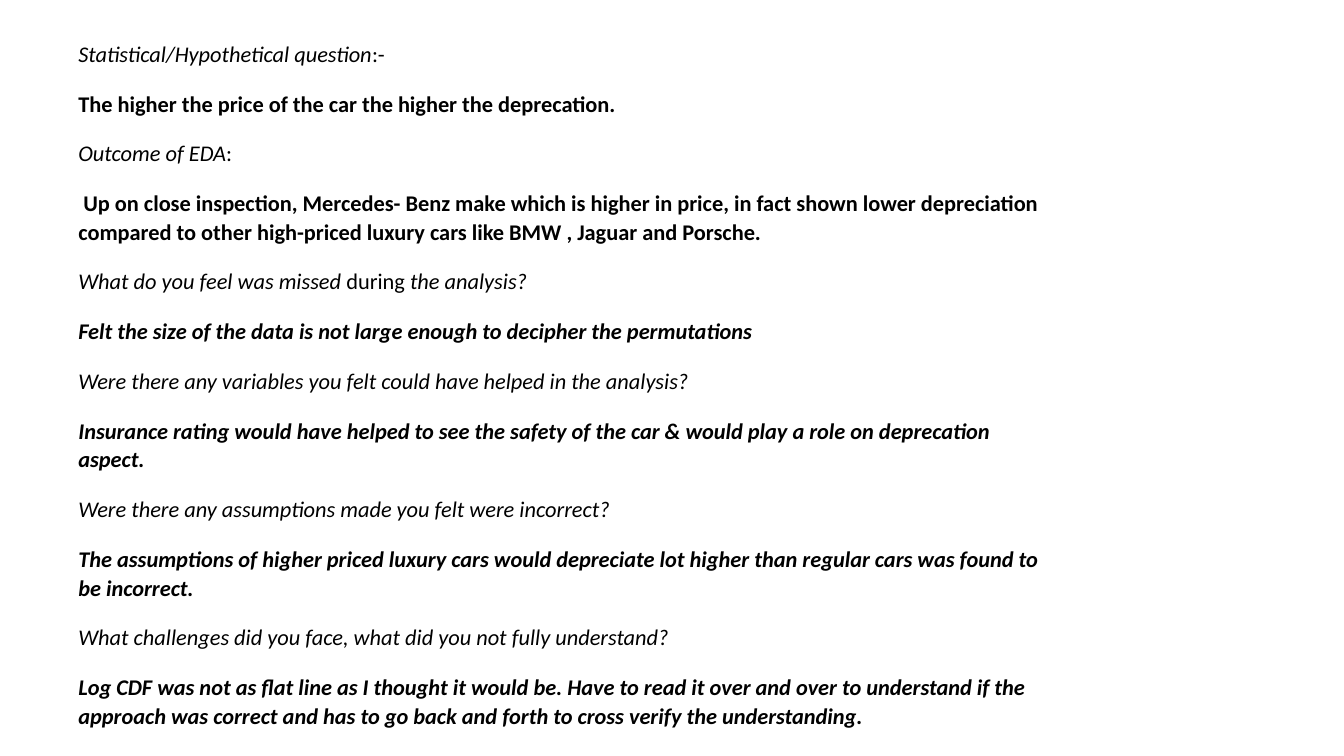
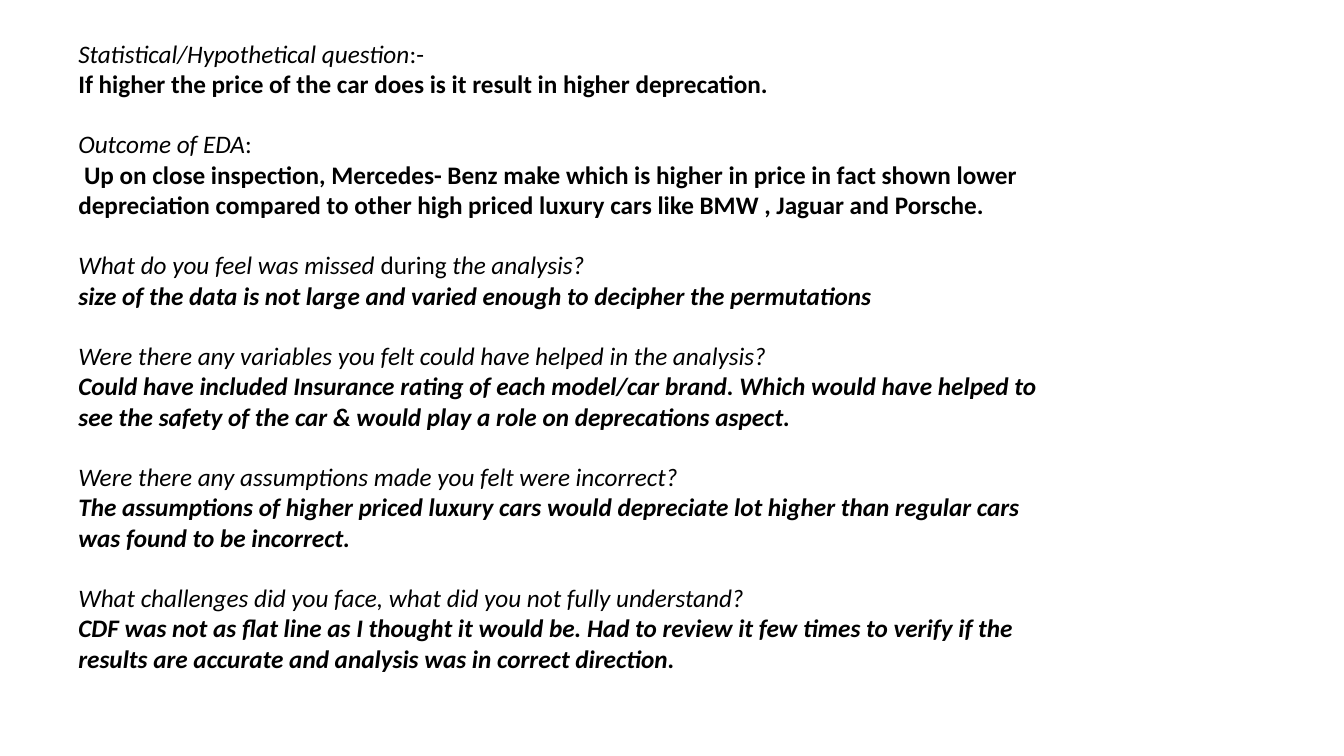
Before and after one commit to veerakoppula/DSC530, a slide deck: slide 4 of TermProject/Term Project Veera Reddy Koppula.pptx. Drawn at 1344x756 pixels with LibreOffice and Linux fonts; fonts in the diff are those of the drawing. Boxes give left, top, right and bottom in pixels: in the first picture for what was removed or moved away, otherwise in the second. Text is boxed around its words. In the diff, an @@ line names an element or a change of style, - is before the commit and + after.

```diff
--- a/TermProject/Term Project Veera Reddy Koppula.pptx
+++ b/TermProject/Term Project Veera Reddy Koppula.pptx
@@ text at [78,45,1019,612]: size 16 to 18 pt in "Statistical/Hypothetical question:-", "Outcome of EDA:", "What do you feel was missed during ...", "Were there any variables you felt could ..." and 3 more places; line spacing 1.07 to 1; less space between paragraphs @@
@@ text at [78,75,768,98]: text changed; size 16 to 18 pt @@
-The higher the price of the car the higher the deprecation.
+If higher the price of the car does is it result in higher deprecation.
@@ text at [78,166,1017,219]: text changed; size 16 to 18 pt @@
-Up on close inspection, Mercedes- Benz make which is higher in price, in fact shown lower depreciation compared to other high-priced luxury cars like BMW , Jaguar and Porsche.
+Up on close inspection, Mercedes- Benz make which is higher in price in fact shown lower depreciation compared to other high priced luxury cars like BMW , Jaguar and Porsche.
@@ text at [78,287,871,310]: text changed; size 16 to 18 pt @@
-Felt the size of the data is not large enough to decipher the permutations
+size of the data is not large and varied enough to decipher the permutations
@@ text at [78,377,1036,430]: text changed; size 16 to 18 pt @@
-Insurance rating would have helped to see the safety of the car & would play a role on deprecation aspect.
+Could have included Insurance rating of each model/car brand. Which would have helped to see the safety of the car & would play a role on deprecations aspect.
@@ text at [78,619,1012,672]: text changed; size 16 to 18 pt @@
-Log CDF was not as flat line as I thought it would be. Have to read it over and over to understand if the approach was correct and has to go back and forth to cross verify the understanding.
+CDF was not as flat line as I thought it would be. Had to review it few times to verify if the results are accurate and analysis was in correct direction.
```
Also in this commit, not shown: 1 other file.
